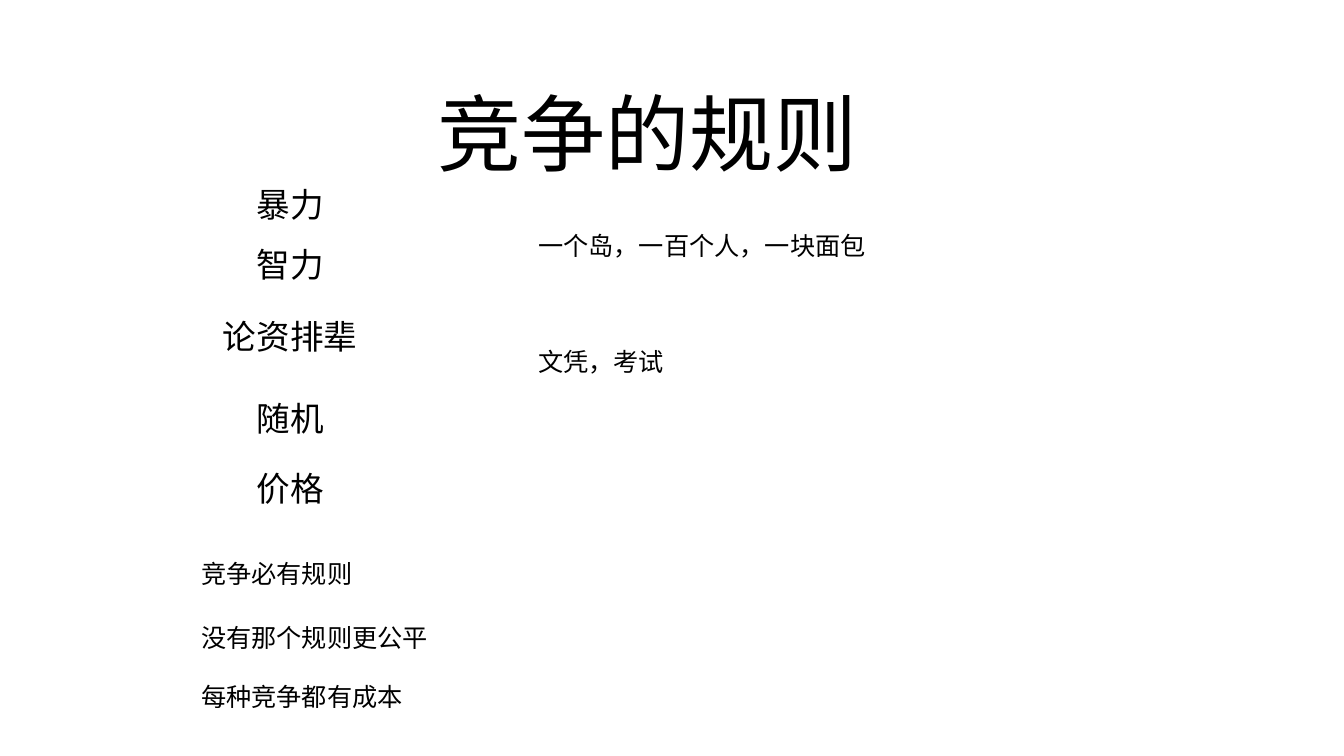
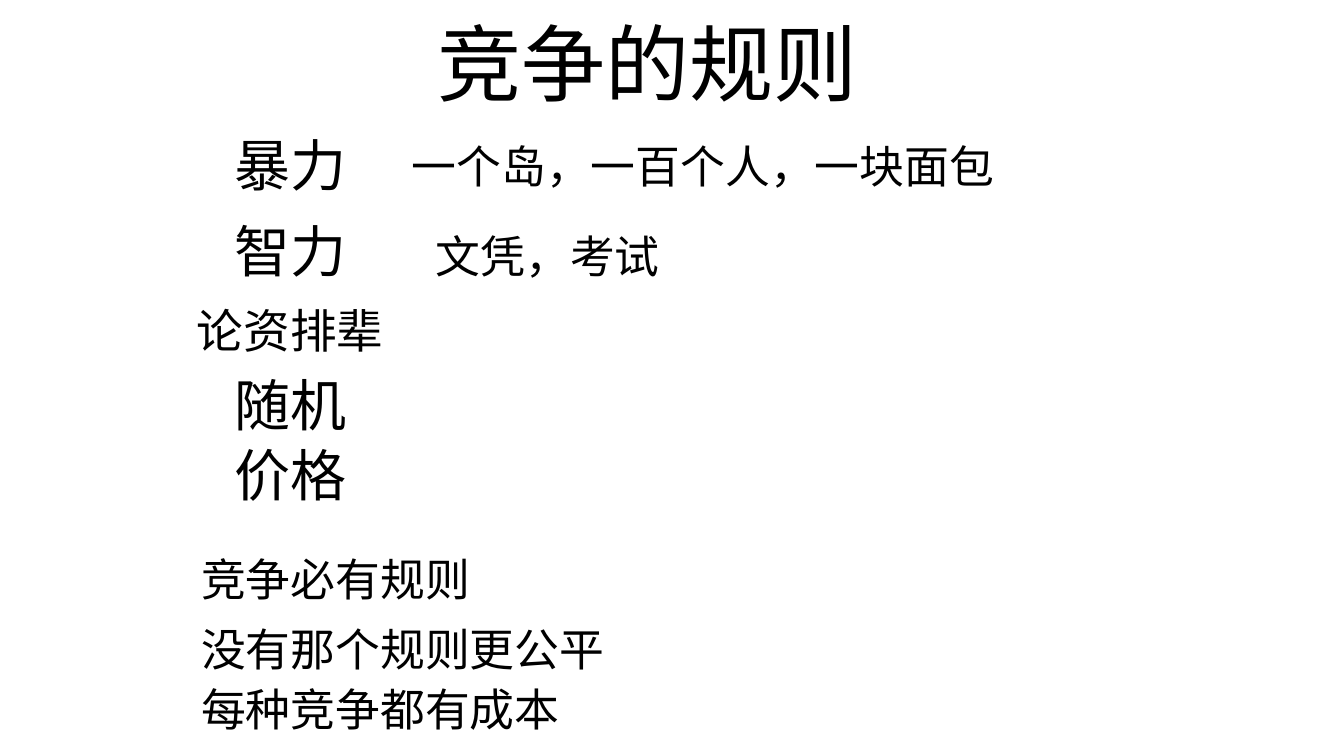
Before and after one commit to FredJiangFei/MyDocuments, a slide deck: slide 4 of 火车票/火车票.pptx (slide 7 before the commit). Drawn at 1344x756 pixels with LibreOffice and Linux fonts; fonts in the diff are those of the drawing. Boxes give left, top, right and bottom in pixels: in the first picture for what was removed or moved away, otherwise in the second. Text is boxed around its words. In the diff, an @@ line names an element or a change of style, - is before the commit and + after.

```diff
--- a/火车票/火车票.pptx
+++ b/火车票/火车票.pptx
@@ title "竞争的规则": place and size @@
-title "竞争的规则" at [438, 94, 858, 172]
+title "竞争的规则" at [438, 24, 858, 102]
@@ size 24 to 40 pt in 4 elements at [234, 225, 346, 277], [234, 379, 346, 431], [234, 449, 346, 501], [234, 139, 346, 191] @@
@@ text "暴力": place and size @@
-text "暴力" at [257, 189, 324, 220]
+text "暴力" at [234, 139, 346, 191]
@@ text "一个岛，一百个人，一块面包": place and size @@
-text "一个岛，一百个人，一块面包" at [538, 233, 866, 258]
+text "一个岛，一百个人，一块面包" at [412, 145, 995, 188]
@@ size 18 to 32 pt in 5 elements at [201, 558, 470, 600], [201, 628, 604, 670], [201, 688, 560, 730], [412, 145, 995, 188], [436, 235, 660, 278] @@
@@ text "文凭，考试": place and size @@
-text "文凭，考试" at [538, 349, 664, 374]
+text "文凭，考试" at [436, 235, 660, 278]
@@ text "论资排辈" at [197, 308, 384, 352]: size 24 to 33.3 pt; line spacing 0.9 to 0.8 @@
```
Also in this commit, not shown: 8 other slides changed, 3 slides added, 6 slides removed, 3 other files.
